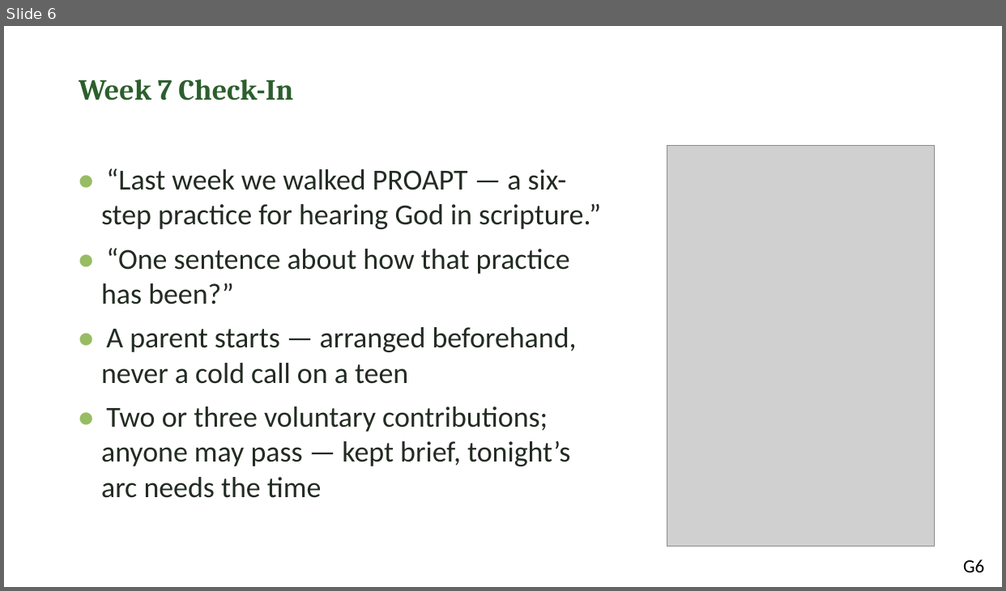
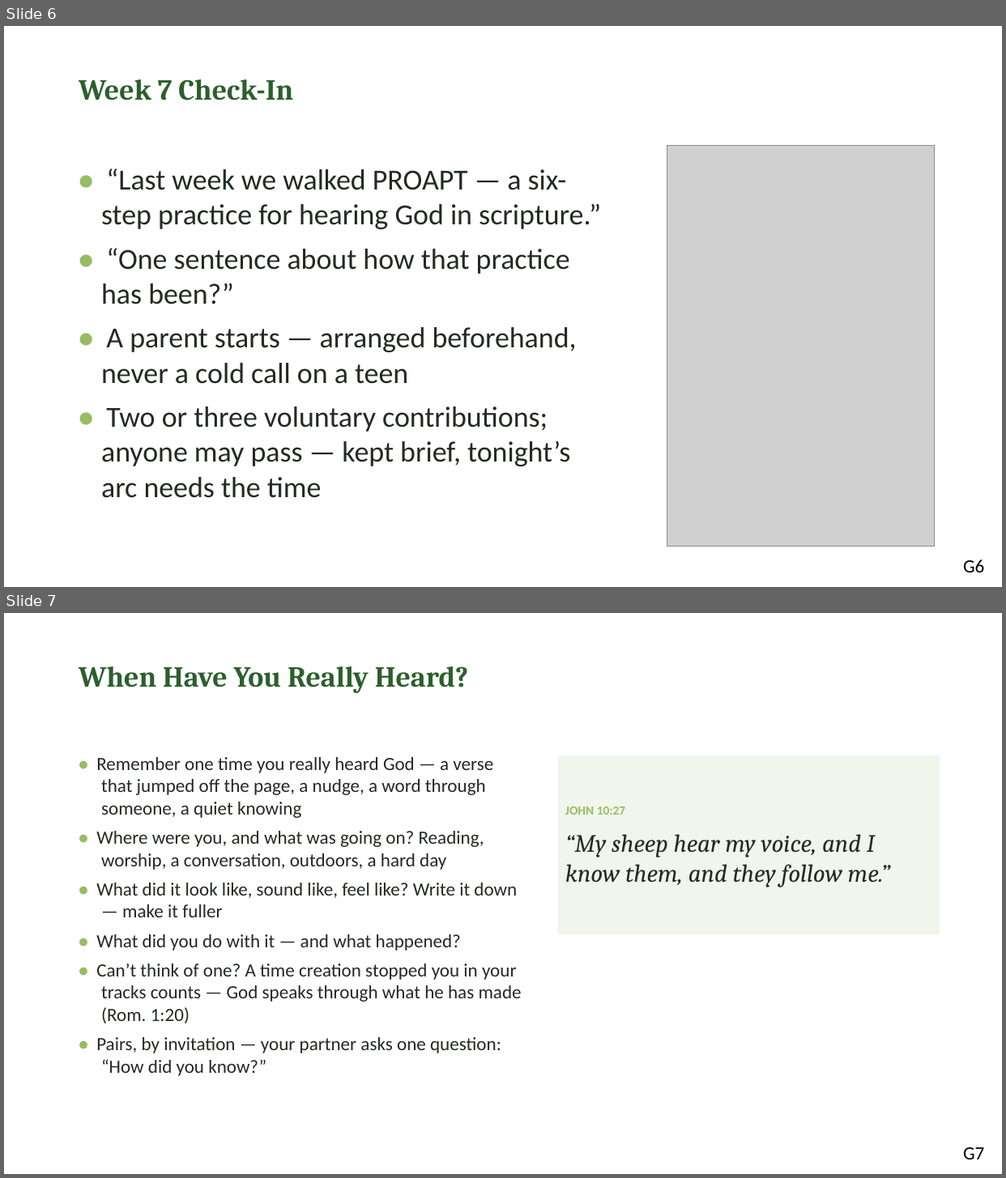
Before and after one commit to jgtittle-ministries/fellowship-of-the-heart-pilot-at-cca-dev, a slide deck: _implementation-notes/evening-series/FotH Evening Session 9-10 Combined Slides DRAFT v1.pptx. Shown one above the other, each under a label of ours: slide 6 before the commit, slides 6 and 7 after it. The pictures are 1006x591 and 1006x1178 pixels, drawn with LibreOffice and Linux fonts; fonts in the diff are those of the drawing; grey boxes stand for pictures. Boxes give left, top, right and bottom in pixels: in the first picture for what was removed or moved away, otherwise in the second. Text is boxed around its words. In the diff, an @@ line names an element or a change of style, - is before the commit and + after.

```diff
--- a/_implementation-notes/evening-series/FotH Evening Session 9-10 Combined Slides DRAFT v1.pptx
+++ b/_implementation-notes/evening-series/FotH Evening Session 9-10 Combined Slides DRAFT v1.pptx
@@ slide 7 added at bbox=[4, 613, 1002, 1174], background #FFFFFF @@
@@ text added at bbox=[79, 666, 468, 693], 28 pt, text #2C5F2D, bold @@
+When Have You Really Heard?
@@ text added at bbox=[96, 757, 522, 1076], 18 pt, text #222B22 @@
+• Remember one time you really heard God — a verse that jumped off the page, a nudge, a word through someone, a quiet knowing
+• Where were you, and what was going on? Reading, worship, a conversation, outdoors, a hard day
+• What did it look like, sound like, feel like? Write it down — make it fuller
+• What did you do with it — and what happened?
+• Can’t think of one? A time creation stopped you in your tracks counts — God speaks through what he has made (Rom. 1:20)
+• Pairs, by invitation — your partner asks one question: “How did you know?”
@@ rectangle added at bbox=[558, 756, 940, 935], fill #F1F6EC, 24 pt, text #222B22, italic @@
+JOHN 10:27
+“My sheep hear my voice, and I know them, and they follow me.”
@@ text added at bbox=[963, 1148, 984, 1160], 18 pt, text #000000 @@
+G7
```
Also in this commit, not shown: 10 slides changed, 1 other slide added, 9 other files.
